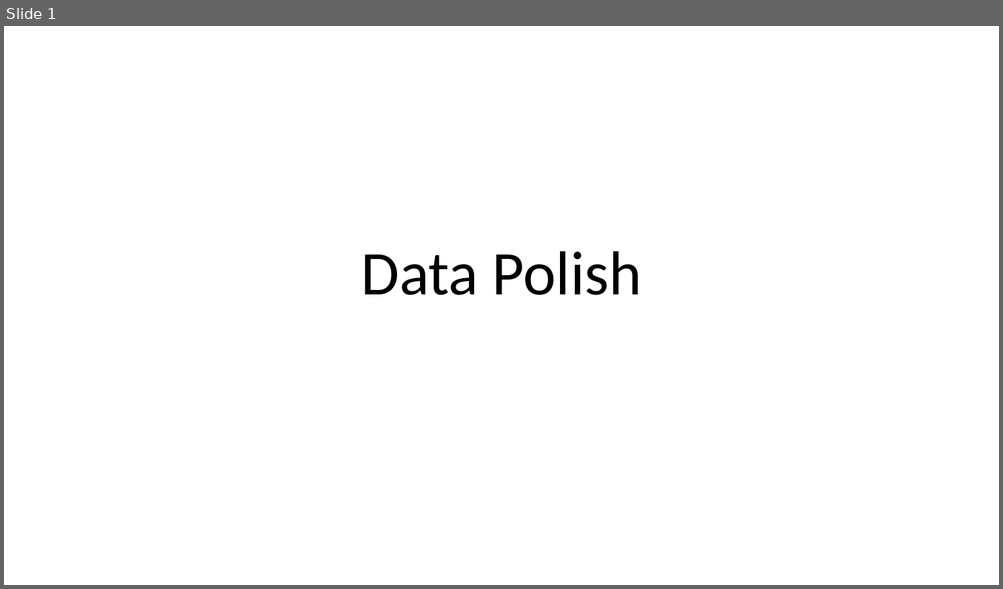
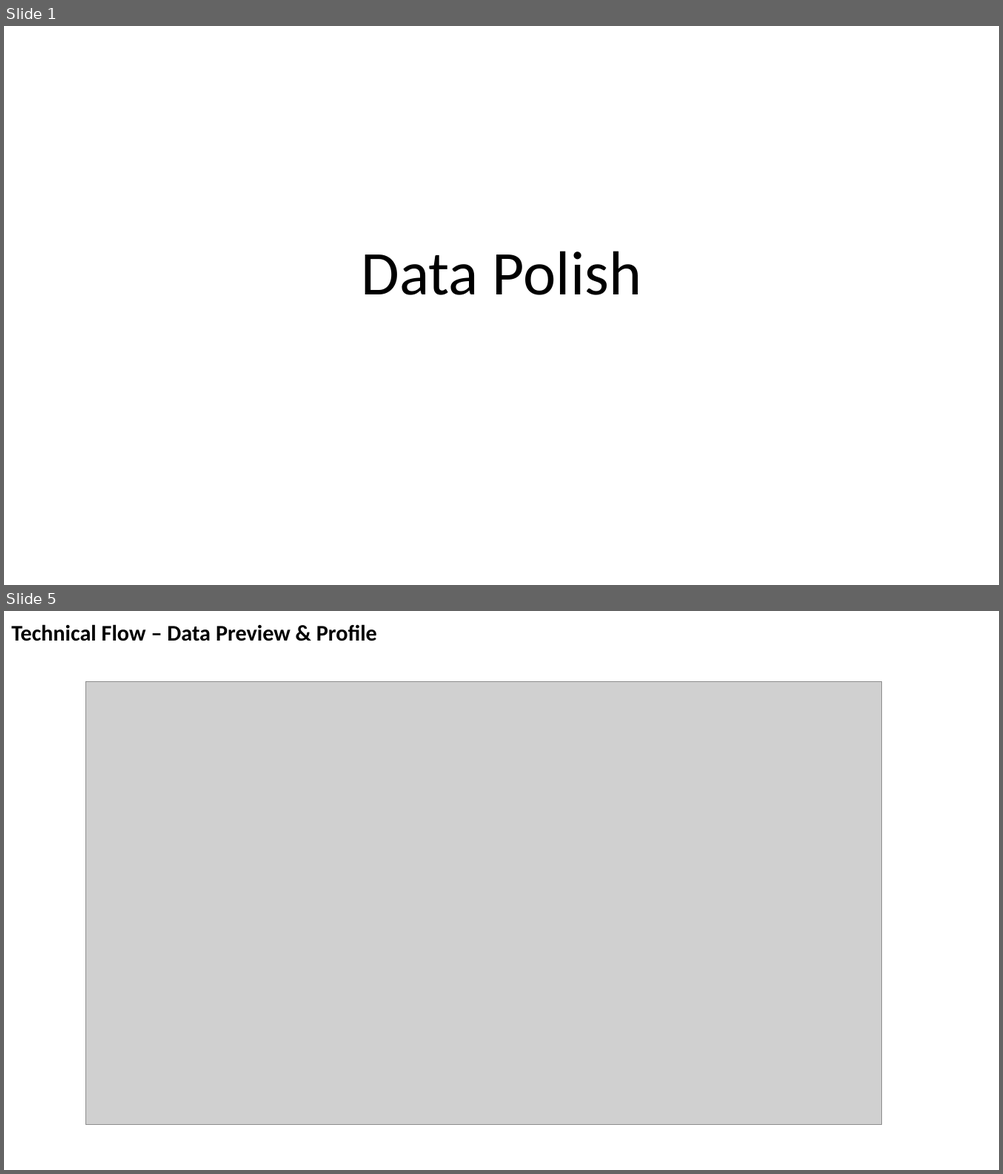
Before and after one commit to SeanMcCrossanTUD/TUD-Group-Project, a slide deck: Project supporting Artifacts/Friday Presentations/presentation_Friday_0112.pptx. Shown one above the other, each under a label of ours: slide 1 before the commit, slides 1 and 5 after it; the slides between them are not shown. The pictures are 1003x589 and 1003x1174 pixels, drawn with LibreOffice and Linux fonts; fonts in the diff are those of the drawing; grey boxes stand for pictures. Boxes give left, top, right and bottom in pixels: in the first picture for what was removed or moved away, otherwise in the second. Text is boxed around its words. In the diff, an @@ line names an element or a change of style, - is before the commit and + after.

```diff
--- a/Project supporting Artifacts/Friday Presentations/presentation_Friday_0112.pptx
+++ b/Project supporting Artifacts/Friday Presentations/presentation_Friday_0112.pptx
@@ slide 5 added at bbox=[4, 611, 999, 1170], background #FFFFFF @@
@@ title added at bbox=[11, 624, 377, 641], 21.6 pt, text #000000, bold @@
+Technical Flow – Data Preview & Profile
@@ picture added at bbox=[85, 681, 882, 1125] @@
```
Also in this commit, not shown: 3 slides changed, 3 other slides added.
